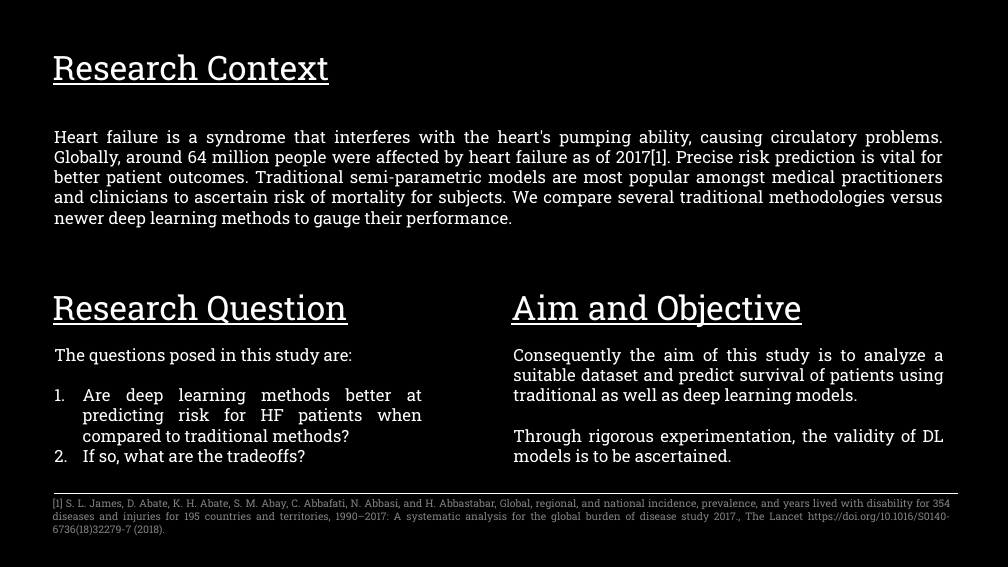
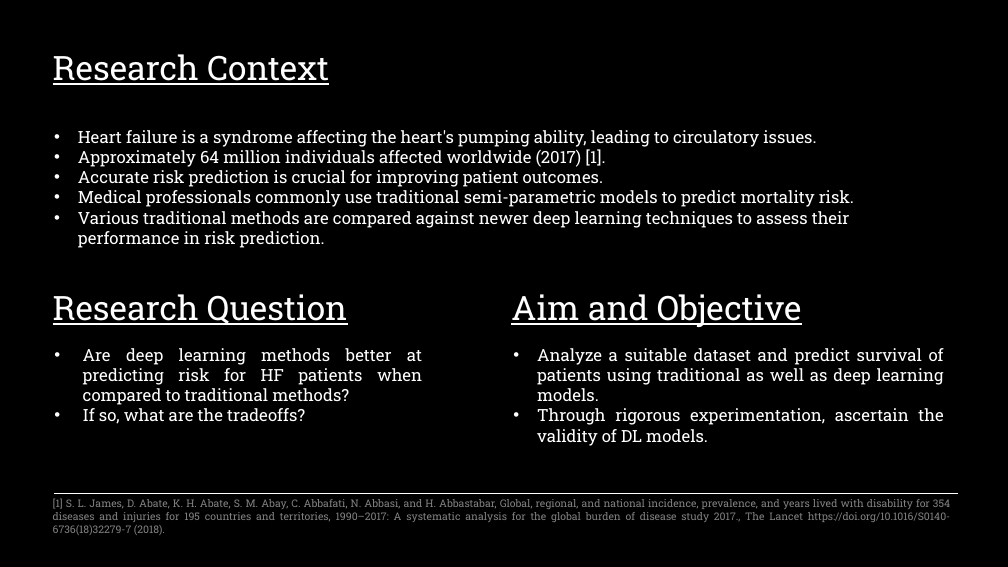
Before and after one commit to sourasen1011/UoE_Research_Project_2023, a slide deck: slide 3 of presentations/powerpoint_presentation/my_presentation.pptx. Drawn at 1008x567 pixels with LibreOffice and Linux fonts; fonts in the diff are those of the drawing. Boxes give left, top, right and bottom in pixels: in the first picture for what was removed or moved away, otherwise in the second. Text is boxed around its words. In the diff, an @@ line names an element or a change of style, - is before the commit and + after.

```diff
--- a/presentations/powerpoint_presentation/my_presentation.pptx
+++ b/presentations/powerpoint_presentation/my_presentation.pptx
@@ text at <box>78,130,854,248</box>: text changed @@
-Heart failure is a syndrome that interferes with the heart's pumping ability, causing circulatory problems. Globally, around 64 million people were affected by heart failure as of 2017[1]. Precise risk prediction is vital for better patient outcomes. Traditional semi-parametric models are most popular amongst medical practitioners and clinicians to ascertain risk of mortality for subjects. We compare several traditional methodologies versus newer deep learning methods to gauge their performance.
+• Heart failure is a syndrome affecting the heart's pumping ability, leading to circulatory issues.
+• Approximately 64 million individuals affected worldwide (2017) [1].
+• Accurate risk prediction is crucial for improving patient outcomes.
+• Medical professionals commonly use traditional semi-parametric models to predict mortality risk.
+• Various traditional methods are compared against newer deep learning techniques to assess their performance in risk prediction.
@@ text "Are deep learning methods better ..." at <box>83,348,422,424</box>: bullet 1. to • @@
@@ text at <box>54,348,352,365</box>: paragraph removed @@
-The questions posed in this study are:
@@ text at <box>537,348,944,446</box>: text changed @@
-Consequently the aim of this study is to analyze a suitable dataset and predict survival of patients using traditional as well as deep learning models.
-Through rigorous experimentation, the validity of DL models is to be ascertained.
+• Analyze a suitable dataset and predict survival of patients using traditional as well as deep learning models.
+• Through rigorous experimentation, ascertain the validity of DL models.
```
Also in this commit, not shown: 10 other slides changed, 1 slide removed, 1 other file.
